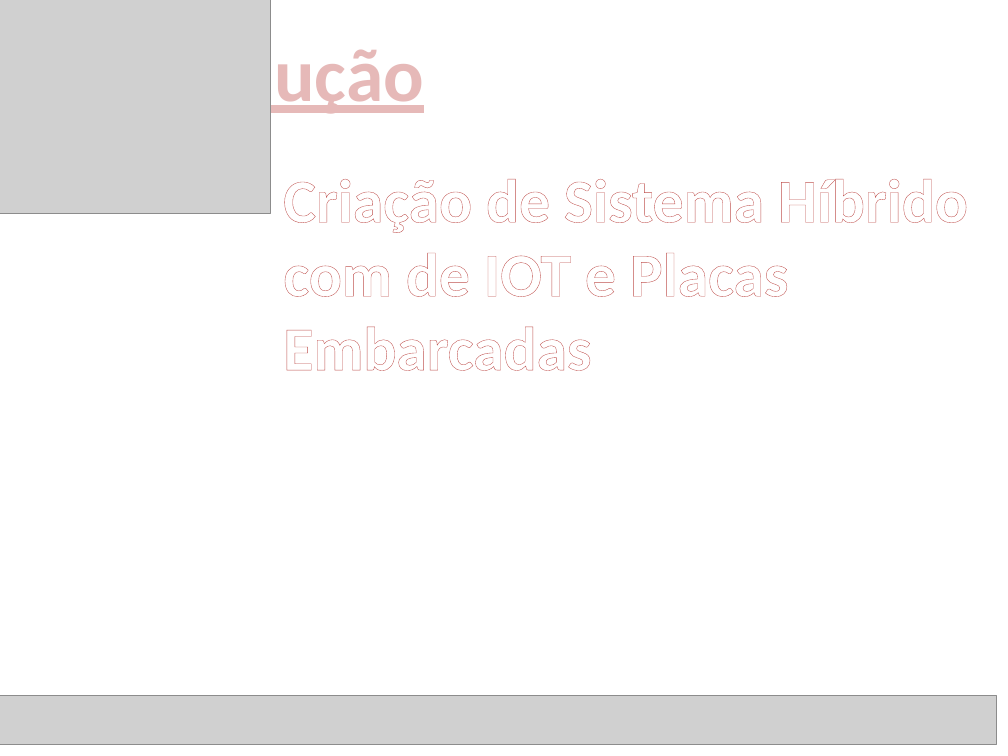
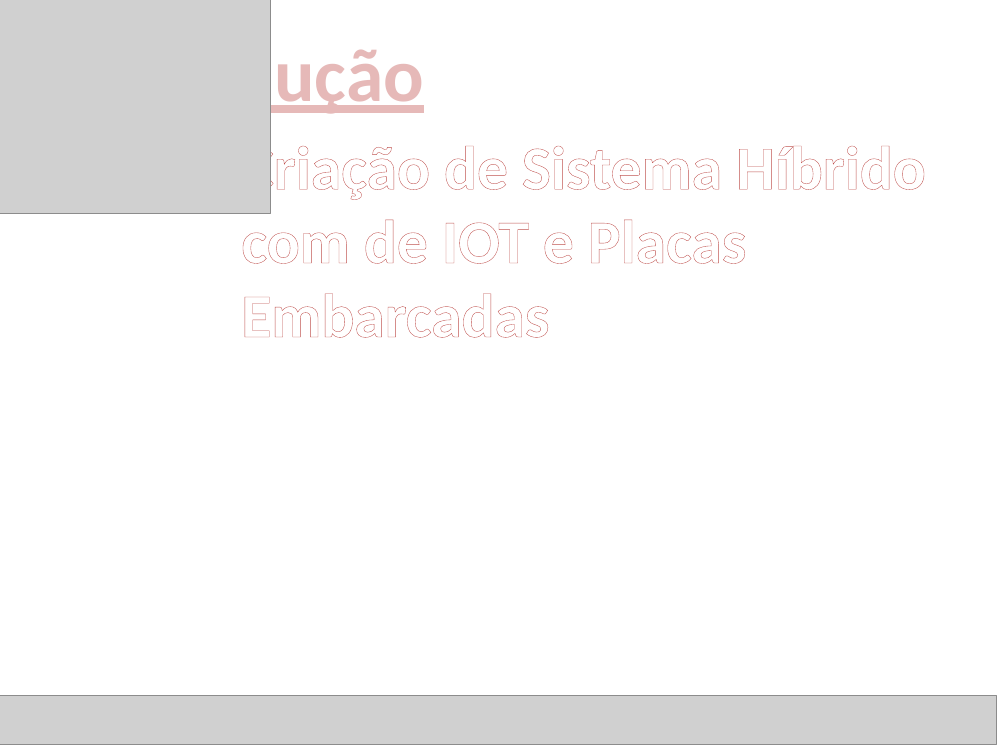
Before and after one commit to HenriqueLeal/Iniciacao, a slide deck: slide 3 of power point/Apresentação.pptx. Drawn at 1008x756 pixels with LibreOffice and Linux fonts; fonts in the diff are those of the drawing; grey boxes stand for pictures. Boxes give left, top, right and bottom in pixels: in the first picture for what was removed or moved away, otherwise in the second. Text is boxed around its words. In the diff, an @@ line names an element or a change of style, - is before the commit and + after.

```diff
--- a/power point/Apresentação.pptx
+++ b/power point/Apresentação.pptx
@@ text "Criação de Sistema Híbrido com ..." rewrapped from bbox=[283, 179, 968, 371] to bbox=[241, 138, 926, 338] @@
```
Also in this commit, not shown: 4 other slides changed, 5 slides added, 2 slides removed, 2 other files.
